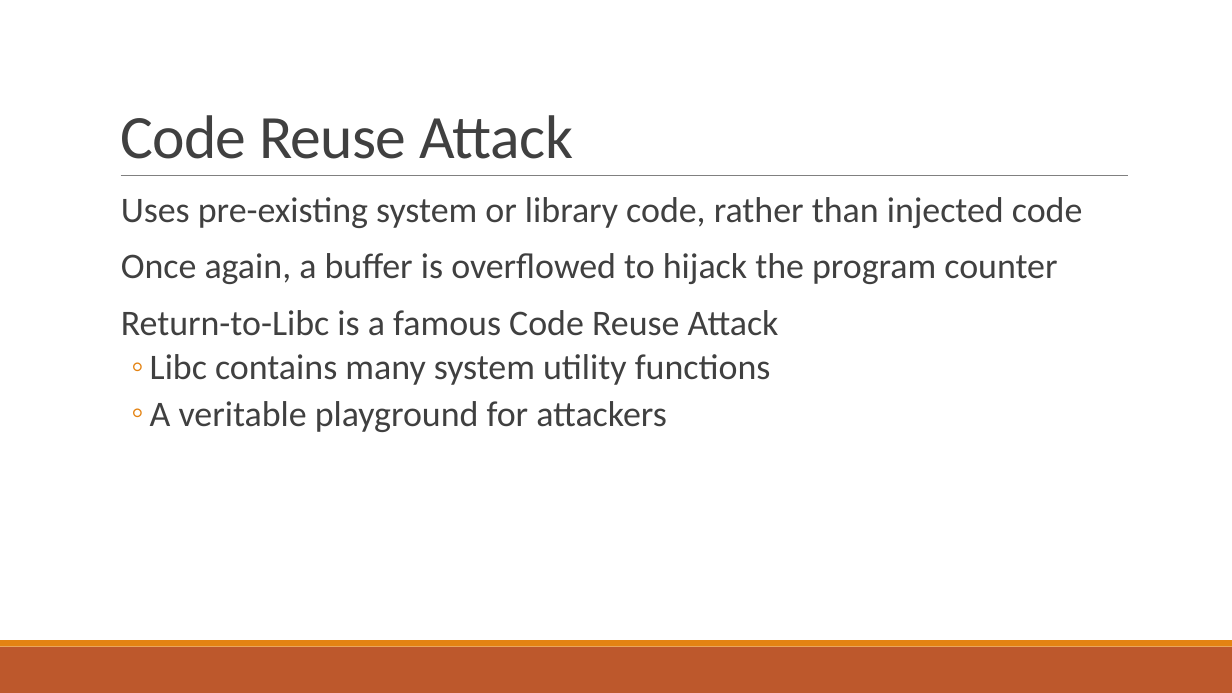
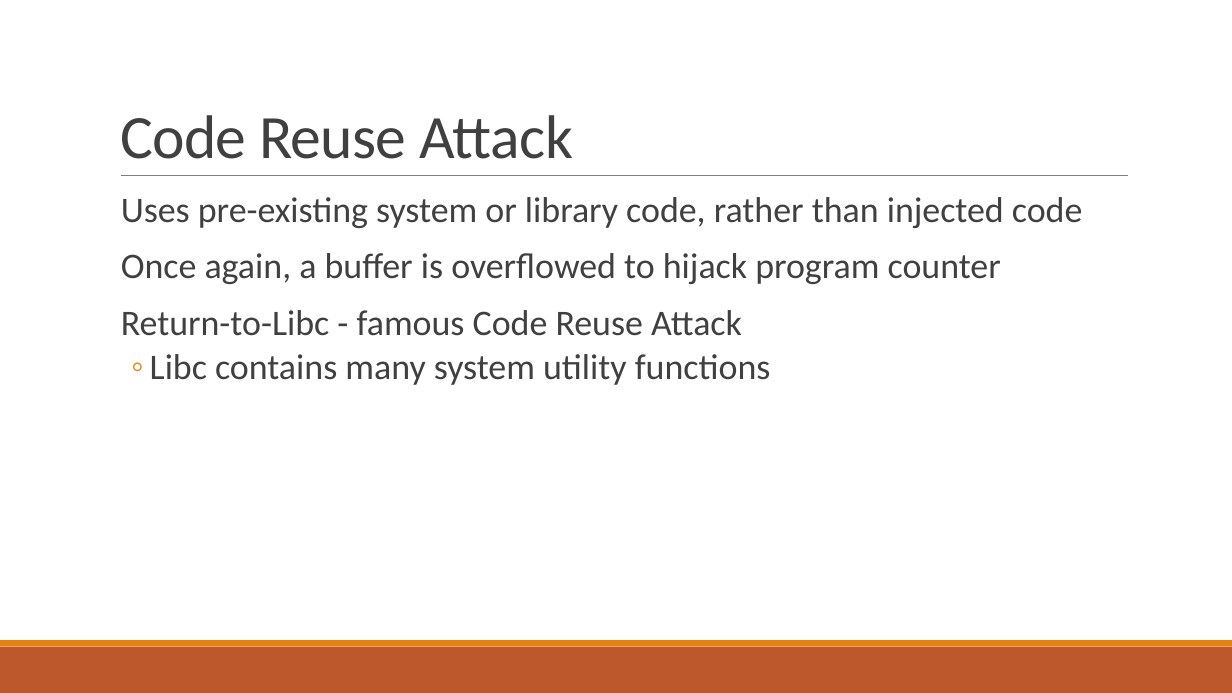
Before and after one commit to bretafinley/coop, a slide deck: slide 4 of COOP.pptx. Drawn at 1232x693 pixels with LibreOffice and Linux fonts; fonts in the diff are those of the drawing. Boxes give left, top, right and bottom in pixels: in the first picture for what was removed or moved away, otherwise in the second. Text is boxed around its words. In the diff, an @@ line names an element or a change of style, - is before the commit and + after.

```diff
--- a/COOP.pptx
+++ b/COOP.pptx
@@ text at bbox=[121, 253, 1001, 336]: text changed @@
-  Once again, a buffer is overflowed to hijack the program counter
-  Return-to-Libc is a famous Code Reuse Attack
+  Once again, a buffer is overflowed to hijack program counter
+  Return-to-Libc - famous Code Reuse Attack
@@ text at bbox=[150, 401, 667, 432]: paragraph removed @@
-  ◦ A veritable playground for attackers
```
Also in this commit, not shown: 27 other slides changed, 1 other file.
